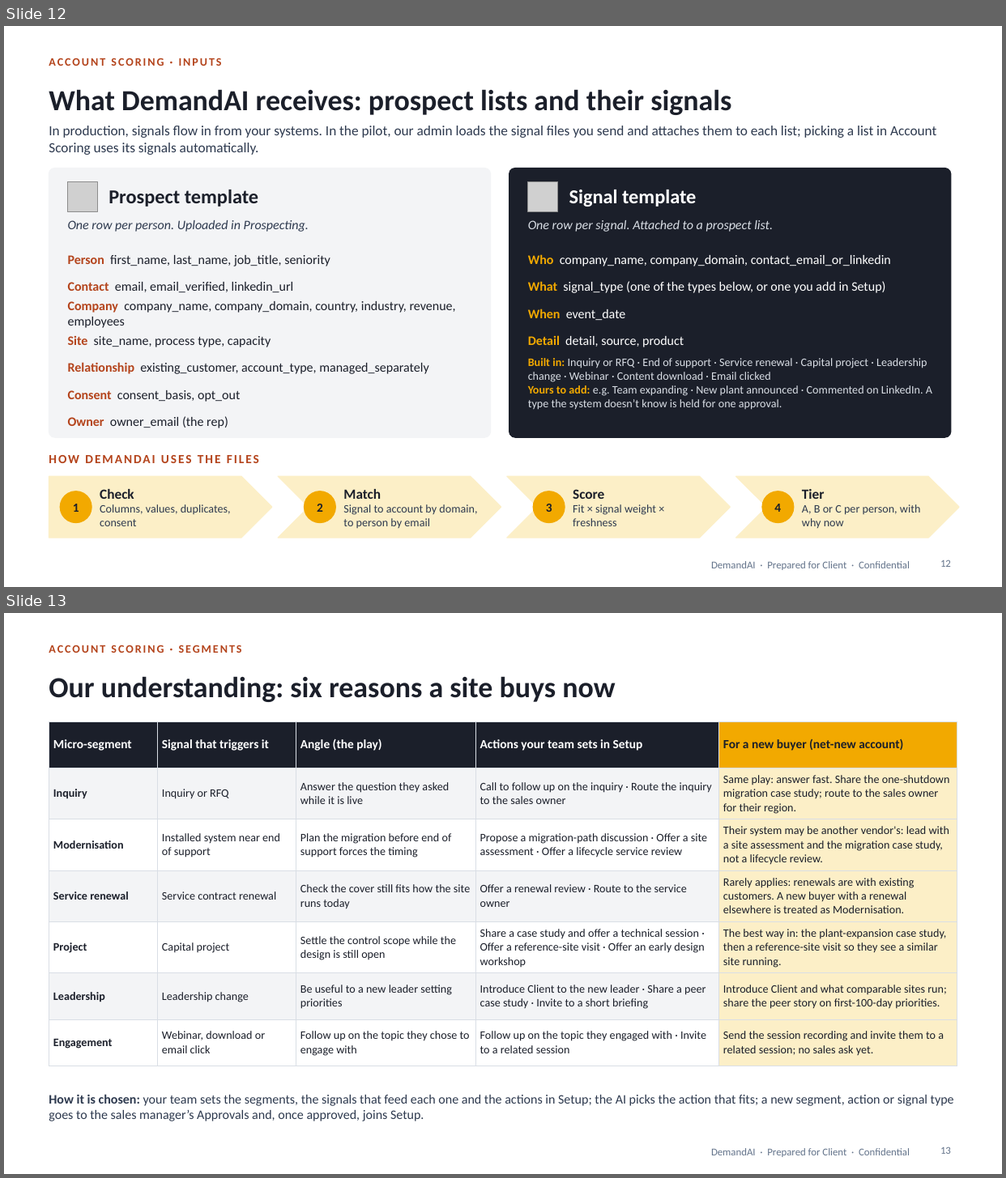
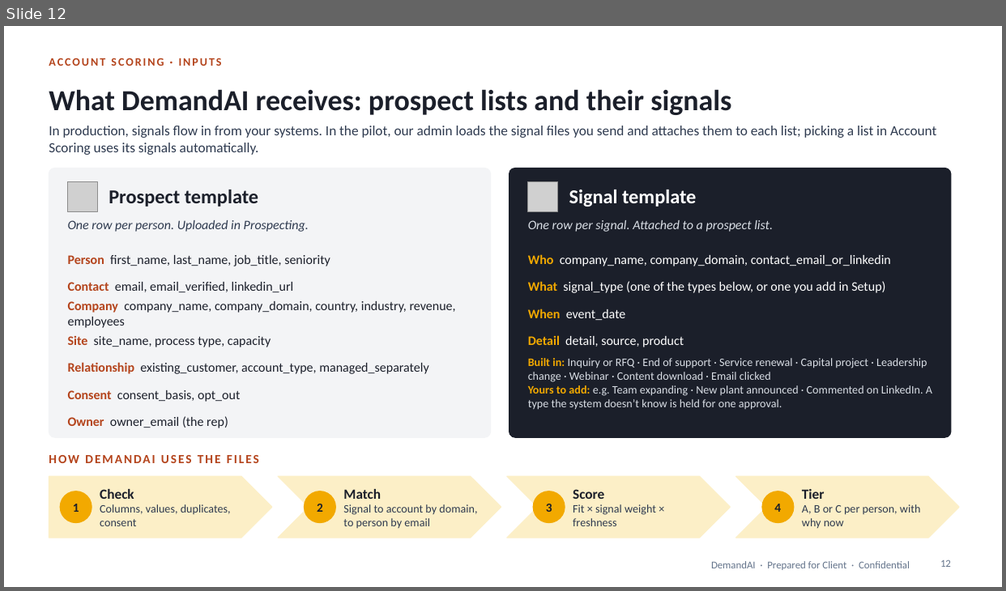
Before and after one commit to shantanusharma-commits/Demand-AI---POC, a slide deck: proposal/DemandAI_Pilot_Proposal.pptx. Shown one above the other, each under a label of ours: slides 12 and 13 before the commit, slide 12 after it. The pictures are 1006x1178 and 1006x591 pixels, drawn with LibreOffice and Linux fonts; fonts in the diff are those of the drawing; grey boxes stand for pictures. Boxes give left, top, right and bottom in pixels: in the first picture for what was removed or moved away, otherwise in the second. Text is boxed around its words. In the diff, an @@ line names an element or a change of style, - is before the commit and + after.

```diff
--- a/proposal/DemandAI_Pilot_Proposal.pptx
+++ b/proposal/DemandAI_Pilot_Proposal.pptx
@@ slide 13 removed at [4,613,1002,1174], background #FFFFFF; not listed: 1 template element that a slide beside it also shows @@
@@ text removed at [49,645,242,653] @@
-ACCOUNT SCORING · SEGMENTS
@@ title removed at [49,676,615,702] @@
-Our understanding: six reasons a site buys now
@@ table removed at [49,722,957,1059], 7 rows, 5 columns @@
-Micro-segment | Signal that triggers it | Angle (the play) | Actions your team sets in Setup | For a new buyer (net-new account)
-Inquiry | Inquiry or RFQ | Answer the question they asked while it is live | Call to follow up on the inquiry · Route the inquiry to the sales owner | Same play: answer fast. Share the one-shutdown migration case study; route to the sales owner for their region.
-Modernisation | Installed system near end of support | Plan the migration before end of support forces the timing | Propose a migration-path discussion · Offer a site assessment · Offer a lifecycle service review | Their system may be another vendor's: lead with a site assessment and the migration case study, not a lifecycle review.
-Service renewal | Service contract renewal | Check the cover still fits how the site runs today | Offer a renewal review · Route to the service owner | Rarely applies: renewals are with existing customers. A new buyer with a renewal elsewhere is treated as Modernisation.
-Project | Capital project | Settle the control scope while the design is still open | Share a case study and offer a technical session · Offer a reference-site visit · Offer an early design workshop | The best way in: the plant-expansion case study, then a reference-site visit so they see a similar site running.
-Leadership | Leadership change | Be useful to a new leader setting priorities | Introduce Client to the new leader · Share a peer case study · Invite to a short briefing | Introduce Client and what comparable sites run; share the peer story on first-100-day priorities.
-Engagement | Webinar, download or email click | Follow up on the topic they chose to engage with | Follow up on the topic they engaged with · Invite to a related session | Send the session recording and invite them to a related session; no sales ask yet.
@@ text removed at [49,1094,954,1122] @@
-How it is chosen: your team sets the segments, the signals that feed each one and the actions in Setup; the AI picks the action that fits; a new segment, action or signal type goes to the sales manager’s Approvals and, once approved, joins Setup.
@@ page number removed at [940,1147,951,1154] @@
-13
```
Also in this commit, not shown: 2 slides changed, 1 other file.
